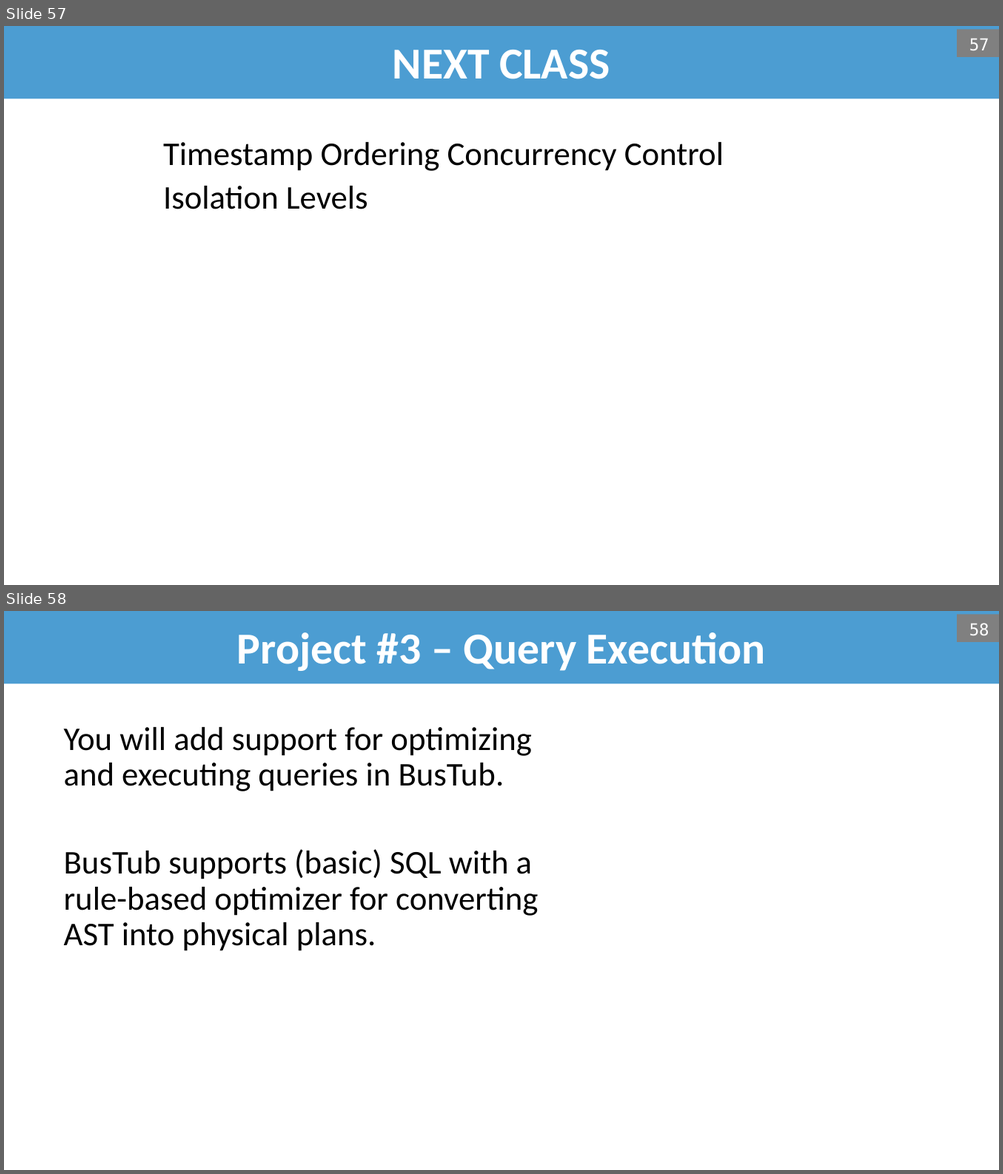
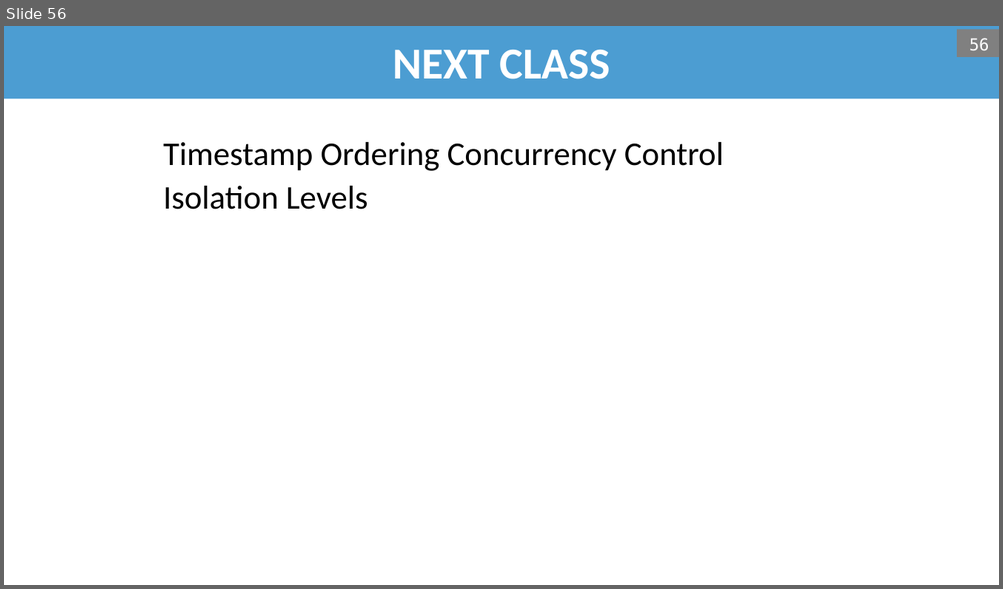
Before and after one commit to bsb20/bsb20.github.io, a slide deck: docs/421_f26/lectures/L17_2PL.pptx. Shown one above the other, each under a label of ours: slides 57 and 58 before the commit, slide 56 after it. The pictures are 1003x1174 and 1003x589 pixels, drawn with LibreOffice and Linux fonts; fonts in the diff are those of the drawing; background and template pictures are left out. Boxes give left, top, right and bottom in pixels: in the first picture for what was removed or moved away, otherwise in the second. Text is boxed around its words. In the diff, an @@ line names an element or a change of style, - is before the commit and + after.

```diff
--- a/docs/421_f26/lectures/L17_2PL.pptx
+++ b/docs/421_f26/lectures/L17_2PL.pptx
@@ slide 58 removed at [4,611,999,1170], background #FFFFFF @@
@@ title removed at [4,611,999,684] @@
-Project #3 – Query Execution
@@ page number removed at [957,614,999,642] @@
-58
@@ text removed at [64,727,538,951] @@
-You will add support for optimizing and executing queries in BusTub.
-BusTub supports (basic) SQL with a rule-based optimizer for converting AST into physical plans.
@@ what was slide 57 is now slide 56 @@
@@ page number at [969,38,989,50]: text changed @@
-57
+56
```
Also in this commit, not shown: 6 slides changed, 6 other slides removed, 1 other file.
